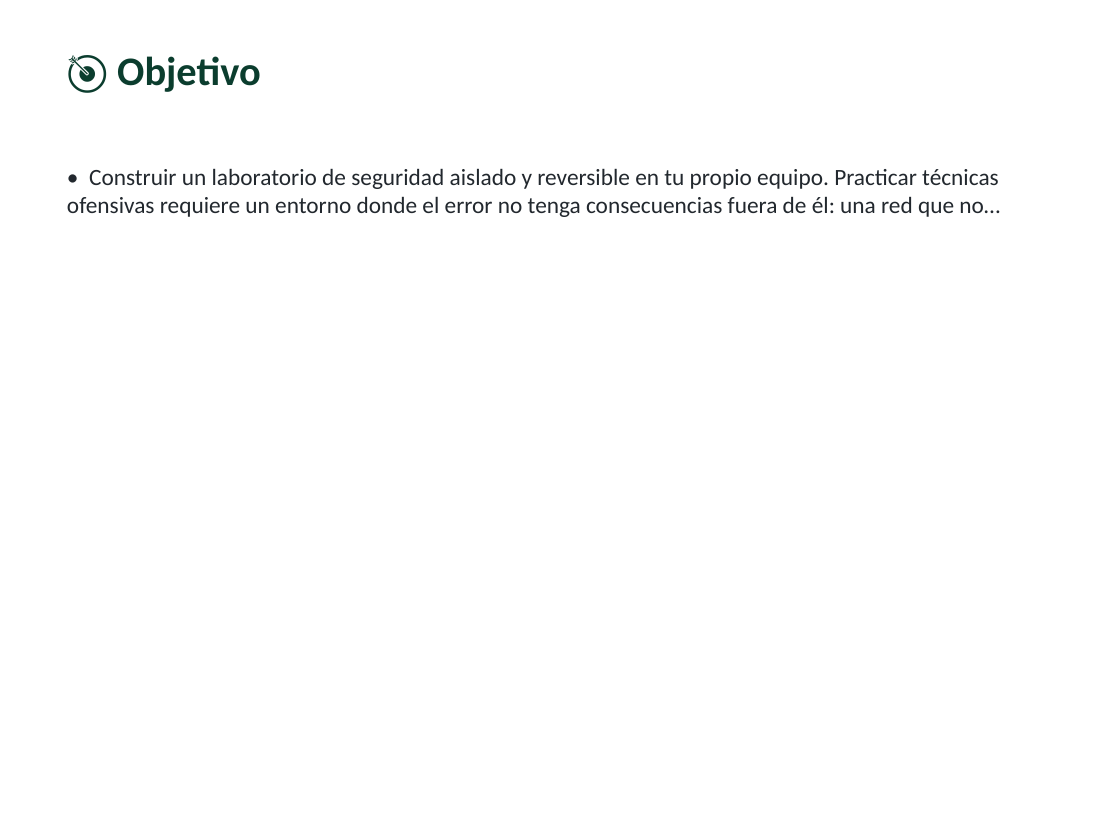
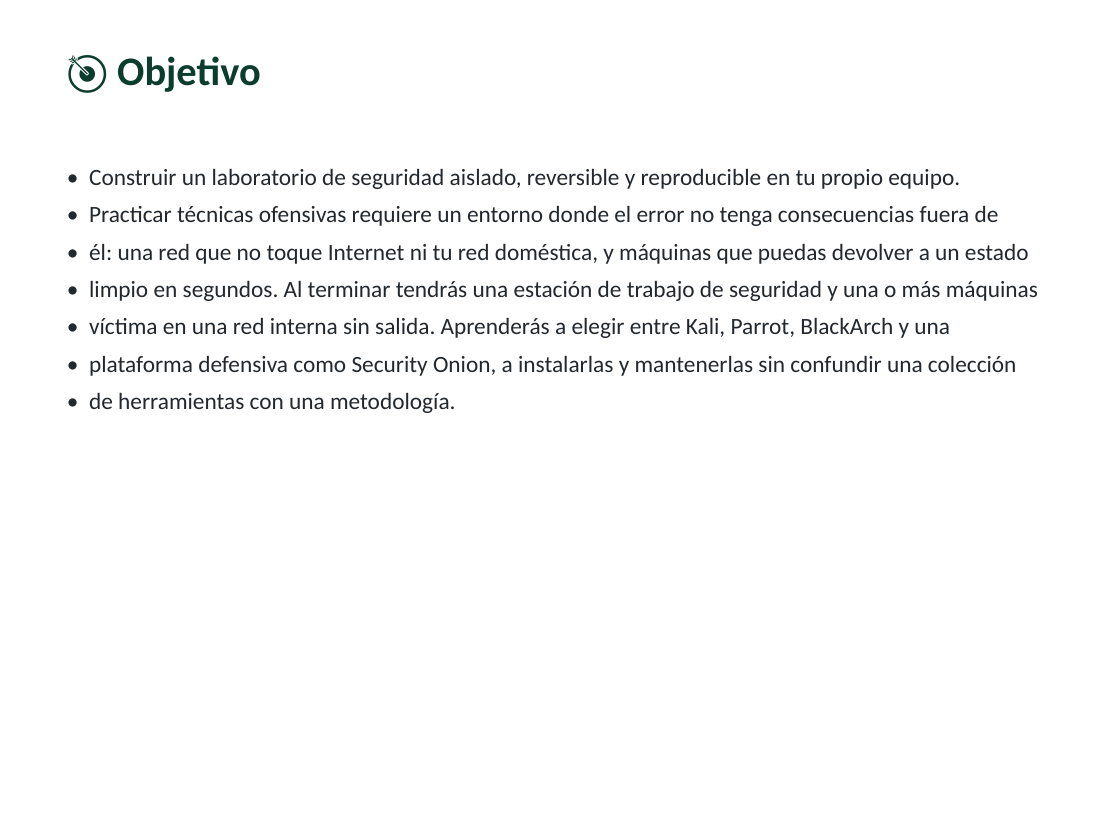
Before and after one commit to vladimiracunadev-create/modern-cybersecurity-program, a slide deck: slide 2 of classes/parte-0-fundamentos-y-prerrequisitos/004-montaje-del-laboratorio-virtualizacion-kali-snapshots-y-aislamiento-de-red/clase-004-presentacion.pptx. Drawn at 1120x840 pixels with LibreOffice and Linux fonts; fonts in the diff are those of the drawing. Boxes give left, top, right and bottom in pixels: in the first picture for what was removed or moved away, otherwise in the second. Text is boxed around its words. In the diff, an @@ line names an element or a change of style, - is before the commit and + after.

```diff
--- a/classes/parte-0-fundamentos-y-prerrequisitos/004-montaje-del-laboratorio-virtualizacion-kali-snapshots-y-aislamiento-de-red/clase-004-presentacion.pptx
+++ b/classes/parte-0-fundamentos-y-prerrequisitos/004-montaje-del-laboratorio-virtualizacion-kali-snapshots-y-aislamiento-de-red/clase-004-presentacion.pptx
@@ text at [89,168,1038,413]: text changed @@
-• Construir un laboratorio de seguridad aislado y reversible en tu propio equipo. Practicar técnicas ofensivas requiere un entorno donde el error no tenga consecuencias fuera de él: una red que no…
+• Construir un laboratorio de seguridad aislado, reversible y reproducible en tu propio equipo.
+• Practicar técnicas ofensivas requiere un entorno donde el error no tenga consecuencias fuera de
+• él: una red que no toque Internet ni tu red doméstica, y máquinas que puedas devolver a un estado
+• limpio en segundos. Al terminar tendrás una estación de trabajo de seguridad y una o más máquinas
+• víctima en una red interna sin salida. Aprenderás a elegir entre Kali, Parrot, BlackArch y una
+• plataforma defensiva como Security Onion, a instalarlas y mantenerlas sin confundir una colección
+• de herramientas con una metodología.
```
Also in this commit, not shown: 7 other slides changed, 9 other files.
